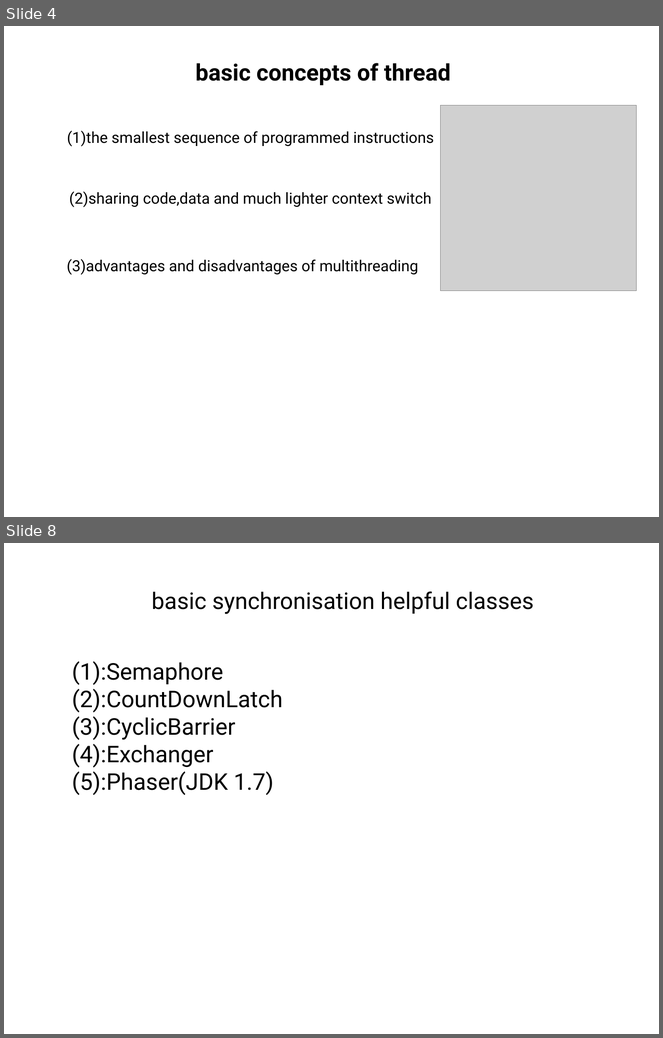
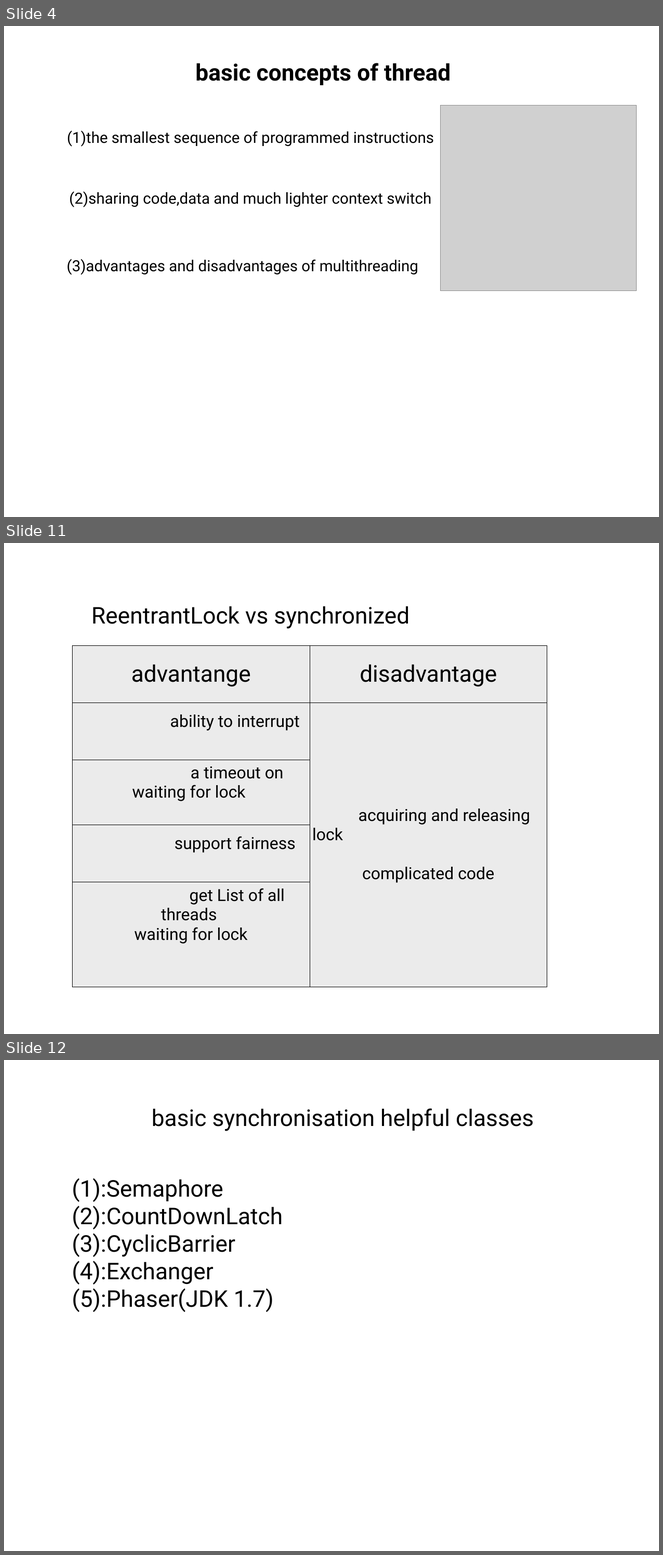
Before and after one commit to tangchuanzhou/Java-concurrency-test, a slide deck: ppt/Java_concurrency.pptx. Shown one above the other, each under a label of ours: slides 4 and 8 before the commit, slides 4, 11 and 12 after it; the slides between them are not shown. The pictures are 663x1038 and 663x1555 pixels, drawn with LibreOffice and Linux fonts; fonts in the diff are those of the drawing; grey boxes stand for pictures. Boxes give left, top, right and bottom in pixels: in the first picture for what was removed or moved away, otherwise in the second. Text is boxed around its words. In the diff, an @@ line names an element or a change of style, - is before the commit and + after.

```diff
--- a/ppt/Java_concurrency.pptx
+++ b/ppt/Java_concurrency.pptx
@@ slide 11 added at box(4, 543, 659, 1034), background #FFFFFF @@
@@ text added at box(91, 606, 410, 629), 36 pt, text #000000 @@
+ReentrantLock vs synchronized
@@ table added at box(73, 646, 547, 946), 5 rows, 2 columns @@
+advantange | disadvantage
+ability to interrupt | acquiring and releasing lock complicated code
+a timeout on waiting for lock | 
+support fairness | 
+get List of all threads waiting for lock | 
@@ what was slide 8 is now slide 12 @@
```
Also in this commit, not shown: 8 slides changed, 12 other slides added, 2 slides removed, 1 other file.
